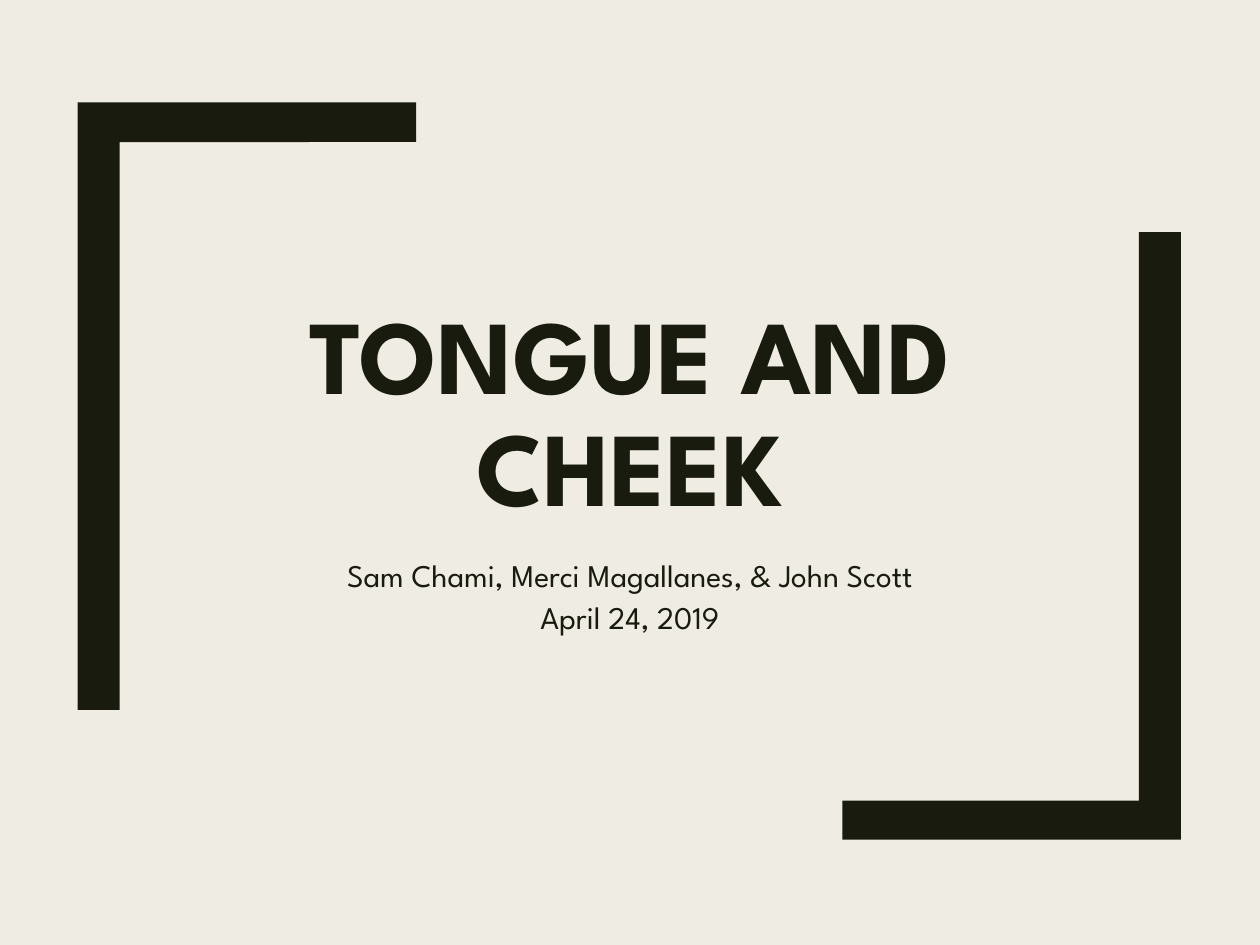
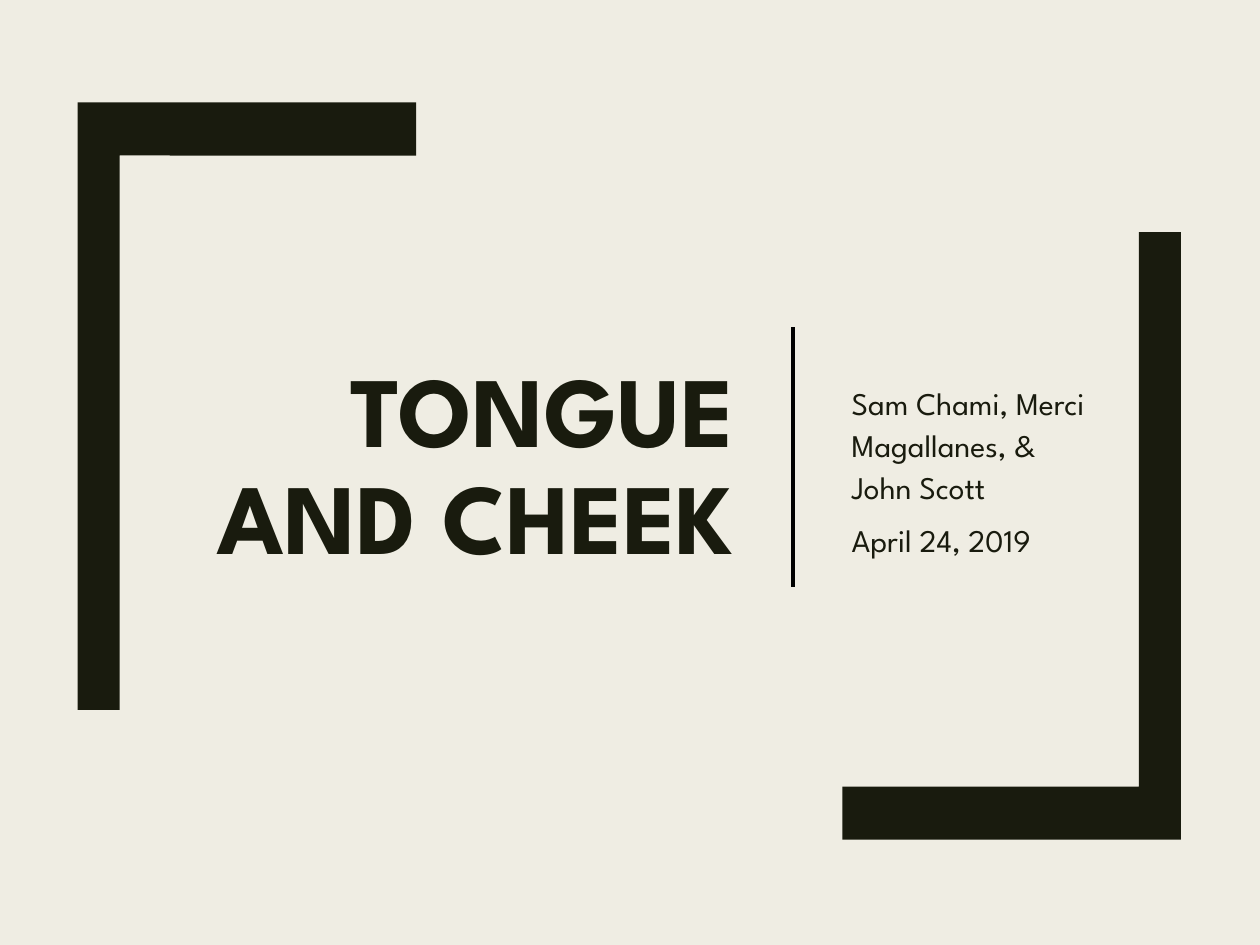
Before and after one commit to SamChami/Tongue-and-Cheek, a slide deck: slide 1 of docs/TongueAndCheek.pptx. Drawn at 1260x945 pixels with LibreOffice and Linux fonts; fonts in the diff are those of the drawing. Boxes give left, top, right and bottom in pixels: in the first picture for what was removed or moved away, otherwise in the second. Text is boxed around its words. In the diff, an @@ line names an element or a change of style, - is before the commit and + after.

```diff
--- a/docs/TongueAndCheek.pptx
+++ b/docs/TongueAndCheek.pptx
@@ rectangle added at (x1=0, y1=0, x2=1260, y2=945), fill #EFEDE3 @@
@@ freeform shape removed at (x1=78, y1=102, x2=417, y2=709) @@
@@ freeform shape added at (x1=78, y1=102, x2=417, y2=709), fill #191B0E @@
@@ title "TONGUE AND CHEEK" moved from (x1=309, y1=323, x2=950, y2=508) to (x1=217, y1=380, x2=734, y2=555) @@
@@ title "TONGUE AND CHEEK" at (x1=217, y1=380, x2=734, y2=555): size 60 to 57 pt; alignment centre to right; vertical alignment bottom to middle @@
@@ subtitle "Sam Chami, Merci Magallanes, & ..." moved from (x1=347, y1=565, x2=913, y2=636) to (x1=852, y1=393, x2=1085, y2=559) @@
@@ subtitle "Sam Chami, Merci Magallanes, & ..." at (x1=852, y1=393, x2=1085, y2=559): alignment centre to left; more space between paragraphs; vertical alignment top to middle @@
@@ freeform shape removed at (x1=843, y1=232, x2=1182, y2=839) @@
@@ freeform shape added at (x1=843, y1=232, x2=1182, y2=839), fill #191B0E @@
@@ line added from (794, 329) to (794, 585), #000000 2 pt @@
```
Also in this commit, not shown: 7 other slides changed, 1 slide added, 1 slide removed.
